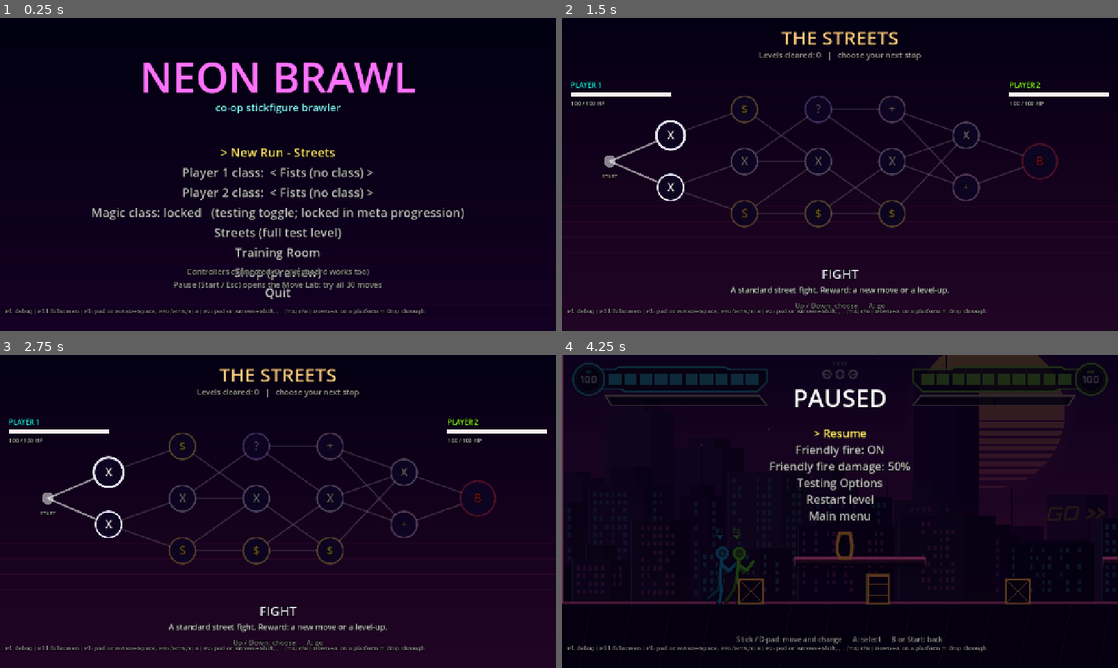
Above: before the commit, frames 1-4 (two rows, left to right).
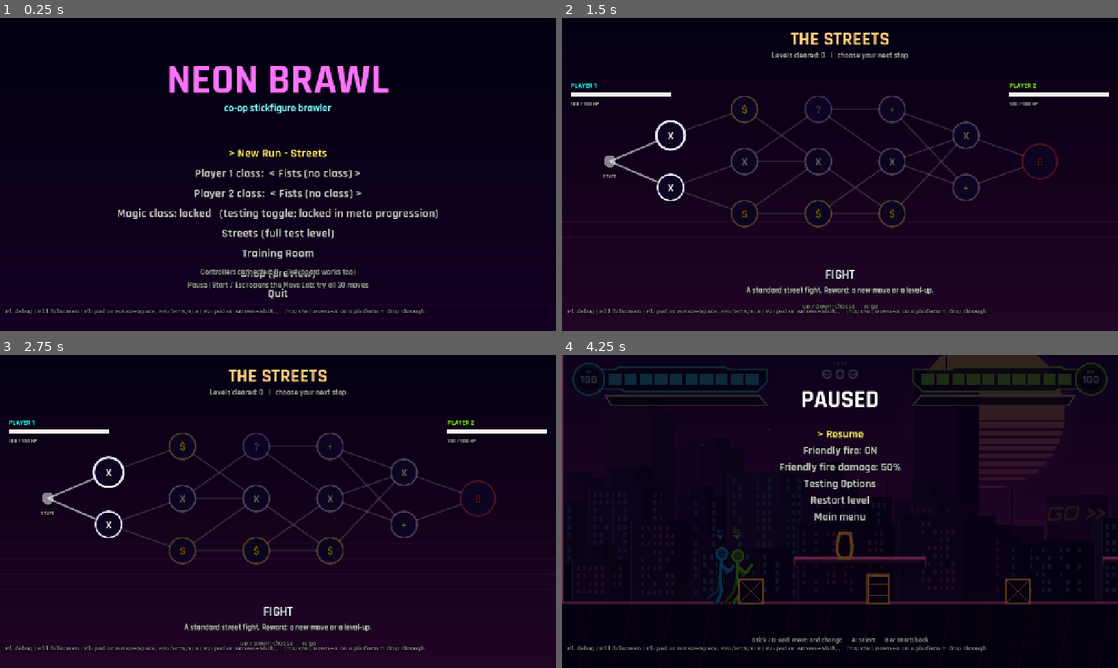
Above: after the commit, the same moments.

Repository: LaMaSi/Multiplayer-fighting-roguelike
Game: Godot game, scene res://scenes/main_menu.tscn
Two runs of this game, one before a commit and one after it. Both use one fixed random seed, a clock stepped at 60 frames per second and the inputs below.
Inputs (mouse positions are in pixels of both pictures, inside the frame that each line leads up to):
- Up to frame 1 (0.25 s): no input
- Up to frame 2 (1.5 s): tap Enter at 0.5 s; move the mouse to (962, 158) at 0.52 s; hold D 0.53-1.25 s; tap F at 0.6 s; click (962, 158) at 0.67 s; tap Space at 0.77 s; drag from (728, 190) to (812, 237) at 1.27 s
- Up to frame 3 (2.75 s): move the mouse to (333, 442) at 2.02 s; hold A from 2.03 s (still down); tap H at 2.1 s
- Up to frame 4 (4.25 s): release A at 2.75 s; drag from (812, 574) to (673, 464) at 2.77 s; move the mouse to (1006, 558) at 3.52 s; hold D from 3.53 s (still down); tap V at 3.6 s; tap Space at 3.77 s; tap Escape at 4.15 s

The runs differ from the first frame. In frame 1, 7.9% of the frame differs, in the area x 16-84%, y 14-90%; in frame 2, 2.2%; in frame 3, 2.2%; in frame 4, 2.8%.

Commit message:
Level feet in idle poses, upright default stance, sword in lower hand, sword-tip strikes and trails, pause menu per-frame edge detection, Rajdhani as default font
Co-Authored-By: Claude Sonnet 5.5 <noreply@anthropic.com>

Diff:
--- a/autoload/inp.gd
+++ b/autoload/inp.gd
@@ -12,6 +12,7 @@
 
 func _ready() -> void:
 	process_mode = Node.PROCESS_MODE_ALWAYS
+	ThemeDB.fallback_font = UiKit.body()  # no engine default font anywhere: every draw_string using the fallback gets Rajdhani
 
 
 func _physics_process(_delta: float) -> void:
--- a/project.godot
+++ b/project.godot
@@ -33,6 +33,10 @@
 window/stretch/mode="canvas_items"
 window/stretch/aspect="keep"
 
+[gui]
+
+theme/custom_font="res://assets/fonts/Rajdhani-Bold.ttf"
+
 [layer_names]
 
 2d_physics/layer_1="ground"
--- a/scripts/fighter/class_data.gd
+++ b/scripts/fighter/class_data.gd
@@ -35,9 +35,9 @@
 		"b_pool": ["jab", "dash_punch", "rising_dragon", "haymaker", "wall_elbow", "counter_palm", "shoulder_rush", "popup_kick"],
 		"b_stars": ["jab", "dash_punch", "wall_elbow", "shoulder_rush"],
 		"base": {
-			"lean": 0.14, "head": -0.05,
-			"th_f": 0.45, "kn_f": 0.75, "th_b": -0.35, "kn_b": 0.6,
-			"ua_f": 2.3, "la_f": 1.9, "ua_b": 1.1, "la_b": 1.7,
+			"lean": 0.03, "head": -0.02,
+			"th_f": 0.34, "kn_f": 0.45, "th_b": -0.30, "kn_b": 0.35,
+			"ua_f": 0.95, "la_f": 1.55, "ua_b": 0.55, "la_b": 1.85,
 			"wp_rot": 0.0,
 		},
 		"bob": 0.04, "hover": 0.0,
@@ -50,10 +50,10 @@
 		"b_pool": ["long_slash", "thrust_lunge", "rising_slash", "low_cut", "wind_slash", "parry", "deflect_stance", "riposte_step"],
 		"b_stars": ["long_slash", "thrust_lunge", "parry"],
 		"base": {
-			"lean": 0.2, "head": -0.05,
-			"th_f": 0.7, "kn_f": 0.9, "th_b": -0.6, "kn_b": 0.5,
-			"ua_f": 1.45, "la_f": 0.1, "ua_b": 0.3, "la_b": 0.5,
-			"wp_rot": -0.95,
+			"lean": 0.04, "head": -0.02,
+			"th_f": 0.4, "kn_f": 0.6, "th_b": -0.35, "kn_b": 0.4,
+			"ua_f": 0.55, "la_f": 1.05, "ua_b": 1.55, "la_b": 1.0,  # sword hand (front arm) low at the hip, empty hand guards high
+			"wp_rot": -1.05,
 		},
 		"bob": 0.02, "hover": 0.0,
 	}
@@ -65,8 +65,8 @@
 		"b_pool": ["overhead_smash", "side_sweep", "sky_launcher", "quake_line", "whirlwind_haul", "guard_breaker", "home_run", "bulwark_plant"],
 		"b_stars": ["overhead_smash", "side_sweep", "home_run"],
 		"base": {
-			"lean": 0.32, "head": 0.1,
-			"th_f": 0.75, "kn_f": 0.95, "th_b": -0.75, "kn_b": 0.95,
+			"lean": 0.12, "head": 0.0,
+			"th_f": 0.45, "kn_f": 0.55, "th_b": -0.45, "kn_b": 0.55,
 			"ua_f": 0.7, "la_f": 0.5, "ua_b": 0.45, "la_b": 0.6,
 			"wp_rot": 2.8,
 		},
@@ -113,7 +113,7 @@
 		p["root_y"] = float(p.get("root_y", 0.0)) - float(c["hover"]) * (0.5 + 0.5 * sin(t * 2.2))
 	if String(c["weapon"]) == "sword":
 		p["wp_rot"] = float(p["wp_rot"]) + sin(t * 1.7) * 0.07  # the blade tip drifts
-	return p
+	return PoseLib.level_feet(p)
 
 
 ## Which pools a slot letter draws from for a class.
--- a/scripts/fighter/pose_lib.gd
+++ b/scripts/fighter/pose_lib.gd
@@ -5,17 +5,35 @@
 
 static func idle(t: float) -> Dictionary:
 	var b := sin(t * 2.6) * 0.03
-	return {
-		"lean": 0.10 + b, "head": -0.05,
-		"th_f": 0.30, "kn_f": 0.45, "th_b": -0.25, "kn_b": 0.35,
+	return level_feet({
+		"lean": 0.03 + b, "head": -0.02,
+		"th_f": 0.34, "kn_f": 0.45, "th_b": -0.30, "kn_b": 0.35,
 		"ua_f": 0.95 + b, "la_f": 1.55, "ua_b": 0.55 - b, "la_b": 1.85,
-	}
+	})
+
+
+## Put both feet at the same height (standing poses only). The leg that would reach lower gets an
+## extra knee bend, so neither foot floats and the stance reads as stable.
+static func level_feet(p: Dictionary) -> Dictionary:
+	const T := StickFigure.THIGH
+	const S := StickFigure.SHIN
+	var th_f: float = p["th_f"]
+	var th_b: float = p["th_b"]
+	var drop_f := T * cos(th_f) + S * cos(th_f - float(p["kn_f"]))
+	var drop_b := T * cos(th_b) + S * cos(th_b - float(p["kn_b"]))
+	var d := minf(drop_f, drop_b)
+	var out := p.duplicate()
+	if drop_f > d + 0.01:
+		out["kn_f"] = th_f + acos(clampf((d - T * cos(th_f)) / S, -1.0, 1.0))
+	elif drop_b > d + 0.01:
+		out["kn_b"] = th_b + acos(clampf((d - T * cos(th_b)) / S, -1.0, 1.0))
+	return out
 
 
 ## True for the neutral idle pose (used to swap in the class base pose at the end of a move).
 static func is_idle(p: Dictionary) -> bool:
 	return absf(float(p.get("ua_f", -9.0)) - 0.95) < 0.001 and absf(float(p.get("la_f", -9.0)) - 1.55) < 0.001 \
-		and absf(float(p.get("kn_f", -9.0)) - 0.45) < 0.001 and absf(float(p.get("th_b", -9.0)) + 0.25) < 0.001
+		and absf(float(p.get("th_b", -9.0)) + 0.30) < 0.001 and absf(float(p.get("th_f", -9.0)) - 0.34) < 0.001
 
 
 ## Slouchy enemy stance.
--- a/scripts/fighter/stick_figure.gd
+++ b/scripts/fighter/stick_figure.gd
@@ -62,6 +62,7 @@
 var hand_b_pos := Vector2(10, -50)
 var foot_f_pos := Vector2(10, 0)
 var foot_b_pos := Vector2(-10, 0)
+var weapon_tip := Vector2.ZERO  ## tip of the sword / head of the hammer (the swoosh trail follows it instead of the fist)
 
 var _vel: Dictionary = {}
 var _trail: Array = []
@@ -94,7 +95,7 @@
 			_vel[key] = v
 			pose[key] = p + v * dt
 		if trail_on:
-			_trail.push_back([to_global(hand_f_pos), to_global(hand_b_pos), to_global(foot_f_pos), to_global(foot_b_pos)])
+			_trail.push_back([to_global(weapon_tip if weapon in ["sword", "hammer"] else hand_f_pos), to_global(hand_b_pos), to_global(foot_f_pos), to_global(foot_b_pos)])
 			if _trail.size() > 8:
 				_trail.pop_front()
 		elif not _trail.is_empty():
@@ -123,6 +124,7 @@
 	foot_f_pos = m + foot_f_pos.rotated(rot)
 	foot_b_pos = m + foot_b_pos.rotated(rot)
 	head_pos = m + head_pos.rotated(rot)
+	weapon_tip = m + weapon_tip.rotated(rot)
 	_draw_trails()
 
 
@@ -261,6 +263,8 @@
 			var blade := 62.0 * ws * maxf(arm_scale, 1.0)
 			var base := hand_f + wd * 5.0
 			var tip := base + wd * blade
+			if not halo:
+				weapon_tip = tip
 			if halo:
 				draw_line(hand_f - wd * 7.0, tip + wd * 3.0, dark, 11.0 * ws)
 				draw_line(base - n * 11.0, base + n * 11.0, dark, 8.0)
@@ -275,6 +279,8 @@
 			var hd := Vector2.from_angle(float(pose["wp_rot"]))
 			var shaft := 74.0 * ws * maxf(arm_scale, 1.0)
 			var head_c := hand_f + hd * shaft
+			if not halo:
+				weapon_tip = head_c
 			var tail := hand_f - hd * 24.0
 			var sd := (head_c - tail).normalized()
 			var sn := Vector2(-sd.y, sd.x)
--- a/scripts/moves/move_db.gd
+++ b/scripts/moves/move_db.gd
@@ -108,7 +108,9 @@
 			v.kf[i][1] = base.duplicate()
 		else:
 			if weapon == "sword" and not pose.has("wp_rot"):
-				pose["wp_rot"] = float(base["wp_rot"])
+				# arm strikes (extended arm) run along the blade, so the hit visibly leaves the sword tip
+				var extended: bool = pose.has("ua_f") and float(pose.get("la_f", 1.0)) < 0.8
+				pose["wp_rot"] = 0.0 if extended else float(base["wp_rot"])
 			if weapon == "hammer" and not pose.has("wp_rot"):
 				# adaptive moves: the head extends along the front forearm
 				var fa: float = float(pose.get("ua_f", 0.95)) + float(pose.get("la_f", 1.55))
--- a/scripts/ui/pause_menu.gd
+++ b/scripts/ui/pause_menu.gd
@@ -13,6 +13,7 @@
 
 var level: LevelBase
 var open := false
+var _held_prev := {}
 
 var _canvas: Canvas
 var _page := "main"
@@ -75,8 +76,16 @@
 
 
 func _process(_delta: float) -> void:
+	# edge detection here (per rendered frame): PlayerInput.pressed() is per physics tick and is missed
+	# whenever two physics ticks run in one slow frame
+	var ed := {}
 	for p in Inp.players:
-		if p.pressed(PlayerInput.Btn.START):
+		var e: Array = _held_prev.get(p.index, [false, false, false])
+		var now := [p.is_held(PlayerInput.Btn.START), p.is_held(PlayerInput.Btn.JUMP), p.is_held(PlayerInput.Btn.B)]
+		ed[p.index] = [now[0] and not e[0], now[1] and not e[1], now[2] and not e[2]]
+		_held_prev[p.index] = now
+	for p in Inp.players:
+		if ed[p.index][0]:
 			_toggle()
 	if open:
 		for p in Inp.players:
@@ -84,9 +93,9 @@
 			if d != _last_dir[p.index] and d != Vector2i.ZERO:
 				_nav(d)
 			_last_dir[p.index] = d
-			if p.pressed(PlayerInput.Btn.JUMP):
+			if ed[p.index][1]:
 				_activate()
-			elif p.pressed(PlayerInput.Btn.B):
+			elif ed[p.index][2]:
 				if _page != "main":
 					_page = "testing" if _page == "lab" else "main"
 					_sel = 0
--- /dev/null
+++ b/tests/smoke_pause.gd
@@ -0,0 +1,32 @@
+extends Node
+## Pause menu must be openable and navigable with controller input.
+
+func frames(n: int) -> void:
+	for i in n:
+		await get_tree().physics_frame
+	await get_tree().process_frame
+
+
+func check(name: String, ok: bool) -> void:
+	print(("  PASS  " if ok else "  FAIL  "), name)
+
+
+func _ready() -> void:
+	var lv: Node = load("res://scenes/training.tscn").instantiate()
+	add_child(lv)
+	await frames(30)
+	var p: PlayerInput = Inp.players[0]
+	p.script_set(Vector2.ZERO, [PlayerInput.Btn.START])
+	await frames(3)
+	p.script_set(Vector2.ZERO, [])
+	await frames(3)
+	check("start opens the pause menu", lv.menu.open)
+	p.script_set(Vector2(0, 1))
+	await frames(3)
+	p.script_set(Vector2.ZERO)
+	await frames(3)
+	check("stick down moves the selection", lv.menu._sel == 1)
+	p.script_set(Vector2.ZERO, [PlayerInput.Btn.B])
+	await frames(3)
+	check("B closes the menu", not lv.menu.open)
+	get_tree().quit()
--- /dev/null
+++ b/tests/smoke_pause.tscn
@@ -0,0 +1,6 @@
+[gd_scene load_steps=2 format=3]
+
+[ext_resource type="Script" path="res://tests/smoke_pause.gd" id="1"]
+
+[node name="SmokePause" type="Node"]
+script = ExtResource("1")
Not shown, added: tests/menu_shots.gd.uid
